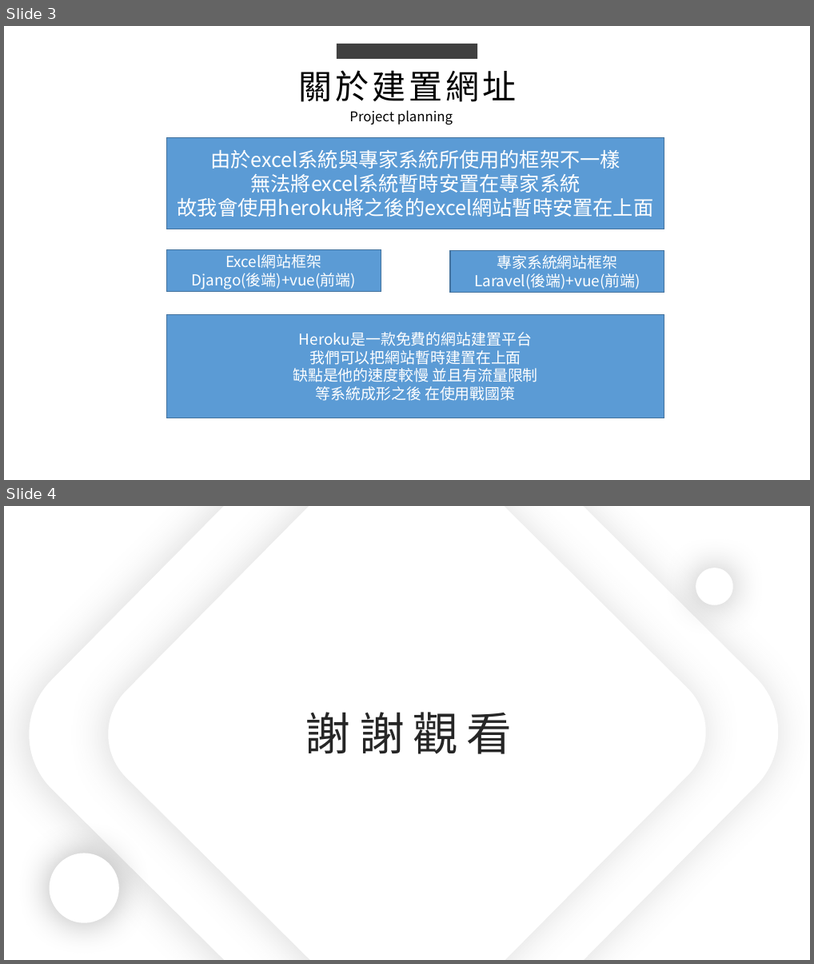
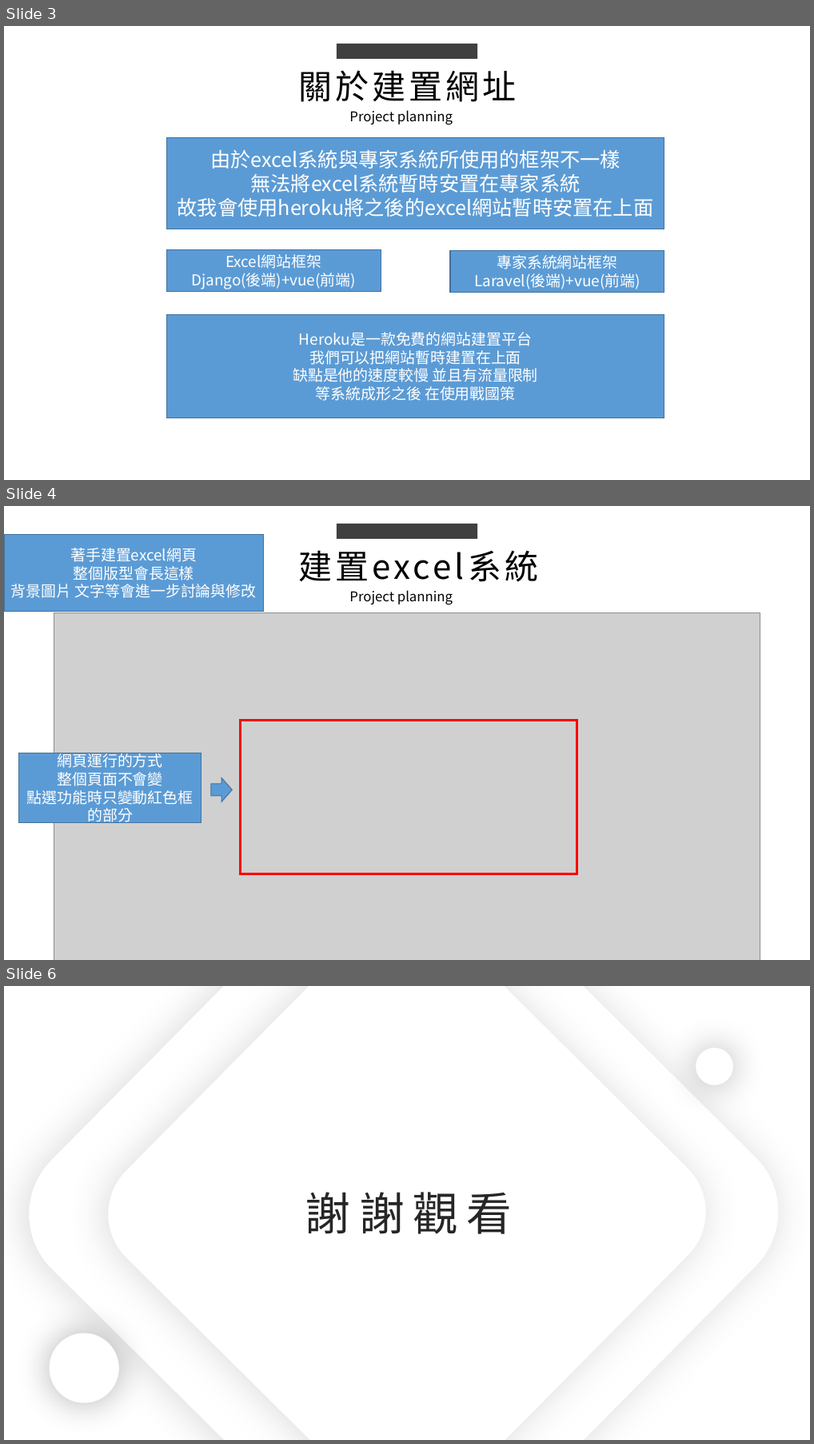
Before and after one commit to king637324/KnowledgeGreenhouseSystem, a slide deck: 工作日報_葉柏漢/2021.11/2021.11.12(加班)_2021.11.15工作日報_葉柏漢.pptx. Shown one above the other, each under a label of ours: slides 3 and 4 before the commit, slides 3, 4 and 6 after it; the slides between them are not shown. The pictures are 814x964 and 814x1444 pixels, drawn with LibreOffice and Linux fonts; fonts in the diff are those of the drawing; grey boxes stand for pictures. Boxes give left, top, right and bottom in pixels: in the first picture for what was removed or moved away, otherwise in the second. Text is boxed around its words. In the diff, an @@ line names an element or a change of style, - is before the commit and + after.

```diff
--- a/工作日報_葉柏漢/2021.11/2021.11.12(加班)_2021.11.15工作日報_葉柏漢.pptx
+++ b/工作日報_葉柏漢/2021.11/2021.11.12(加班)_2021.11.15工作日報_葉柏漢.pptx
@@ slide 4 added at (4, 506, 810, 960), background #FFFFFF @@
@@ rectangle added at (337, 524, 478, 539), fill #404040 @@
@@ rectangle added at (4, 535, 263, 611), fill #5B9BD5, outline #43739E 1 pt, 18 pt, text #FFFFFF @@
+著手建置excel網頁
+整個版型會長這樣
+背景圖片 文字等會進一步討論與修改
@@ text added at (298, 550, 369, 581), 40 pt, text #000000 @@
+● 建置excel系統
@@ text added at (350, 590, 453, 604), 16 pt, text #000000 @@
+Project planning
@@ picture added at (54, 612, 761, 960) @@
@@ rectangle added at (241, 720, 578, 874), outline #FF0000 3 pt @@
@@ rectangle added at (19, 753, 202, 822), fill #5B9BD5, outline #43739E 1 pt, 18 pt, text #FFFFFF @@
+網頁運行的方式
+整個頁面不會變
+點選功能時只變動紅色框的部分
@@ right arrow added at (211, 778, 232, 802), fill #5B9BD5, outline #43739E 1 pt @@
@@ what was slide 4 is now slide 6 @@
```
Also in this commit, not shown: 1 slide changed, 1 other slide added, 1 other file.
